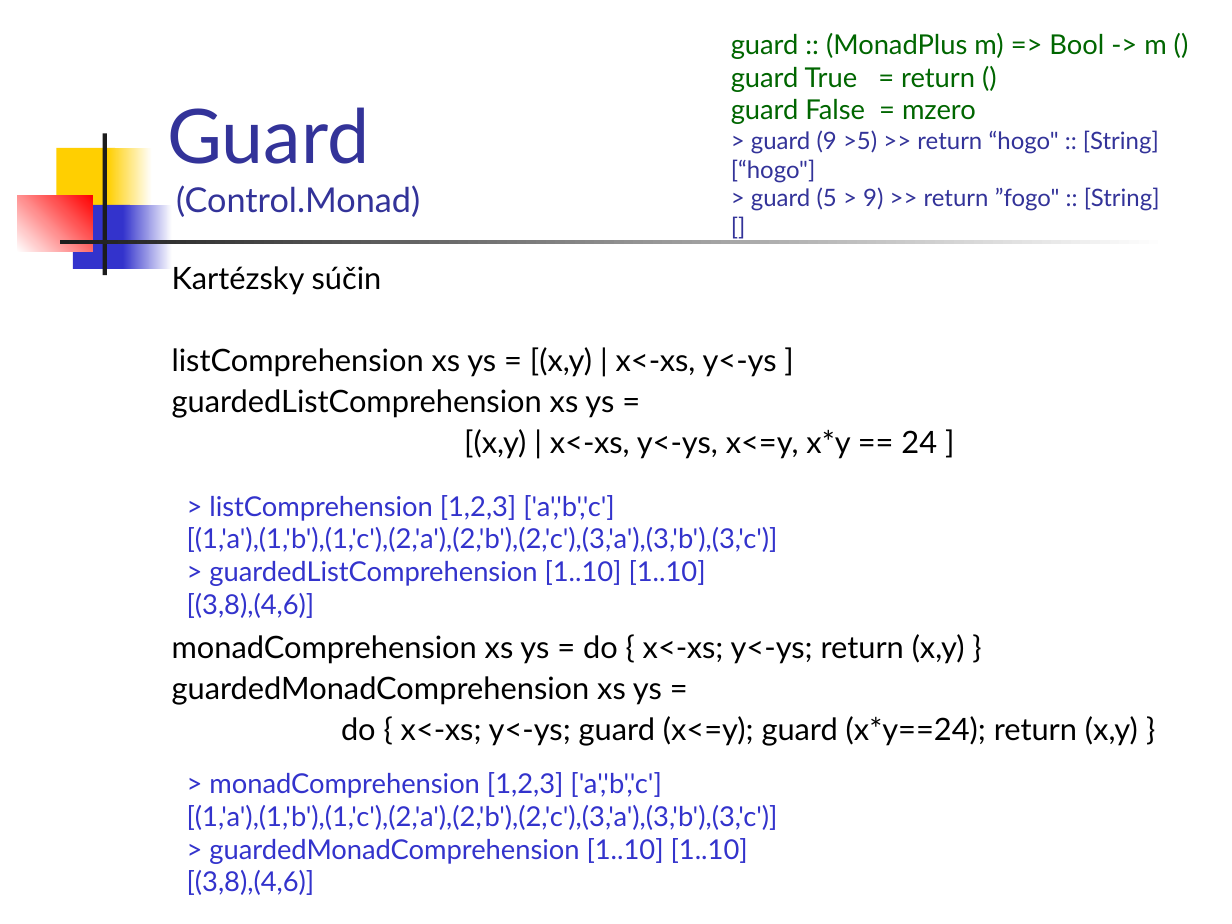
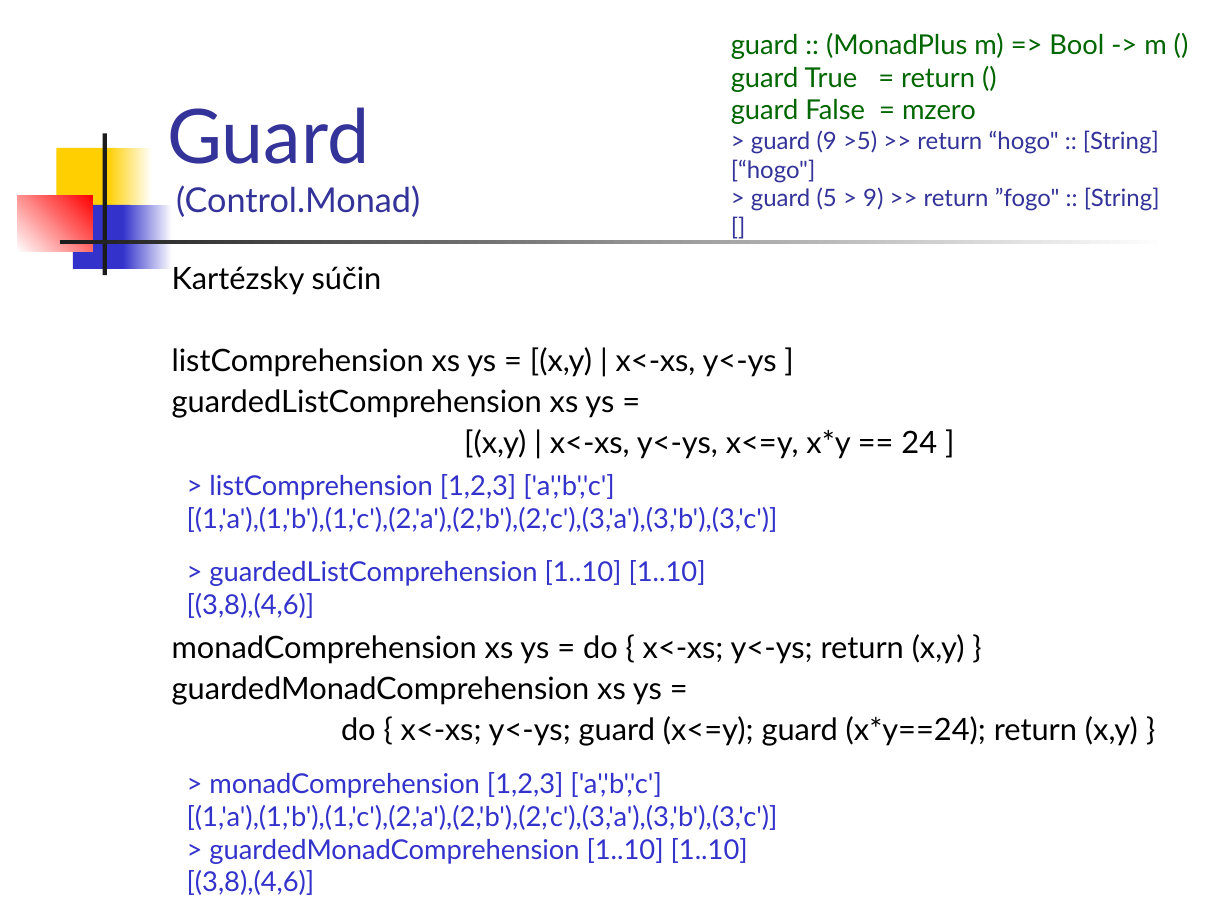
Before and after one commit to Funkcionalne/Prednasky, a slide deck: slide 11 of 12/12_fpro.ppt. Drawn at 1232x924 pixels with LibreOffice and Linux fonts; fonts in the diff are those of the drawing. Boxes give left, top, right and bottom in pixels: in the first picture for what was removed or moved away, otherwise in the second. Text is boxed around its words. In the diff, an @@ line names an element or a change of style, - is before the commit and + after.

```diff
--- a/12/12_fpro.ppt
+++ b/12/12_fpro.ppt
@@ text "> listComprehension [1,2,3] ['a','b','c']" rewrapped from (x1=187, y1=495, x2=778, y2=618) to (x1=187, y1=474, x2=778, y2=618) @@
```
Also in this commit, not shown: 5 other slides changed, 1 other file.
